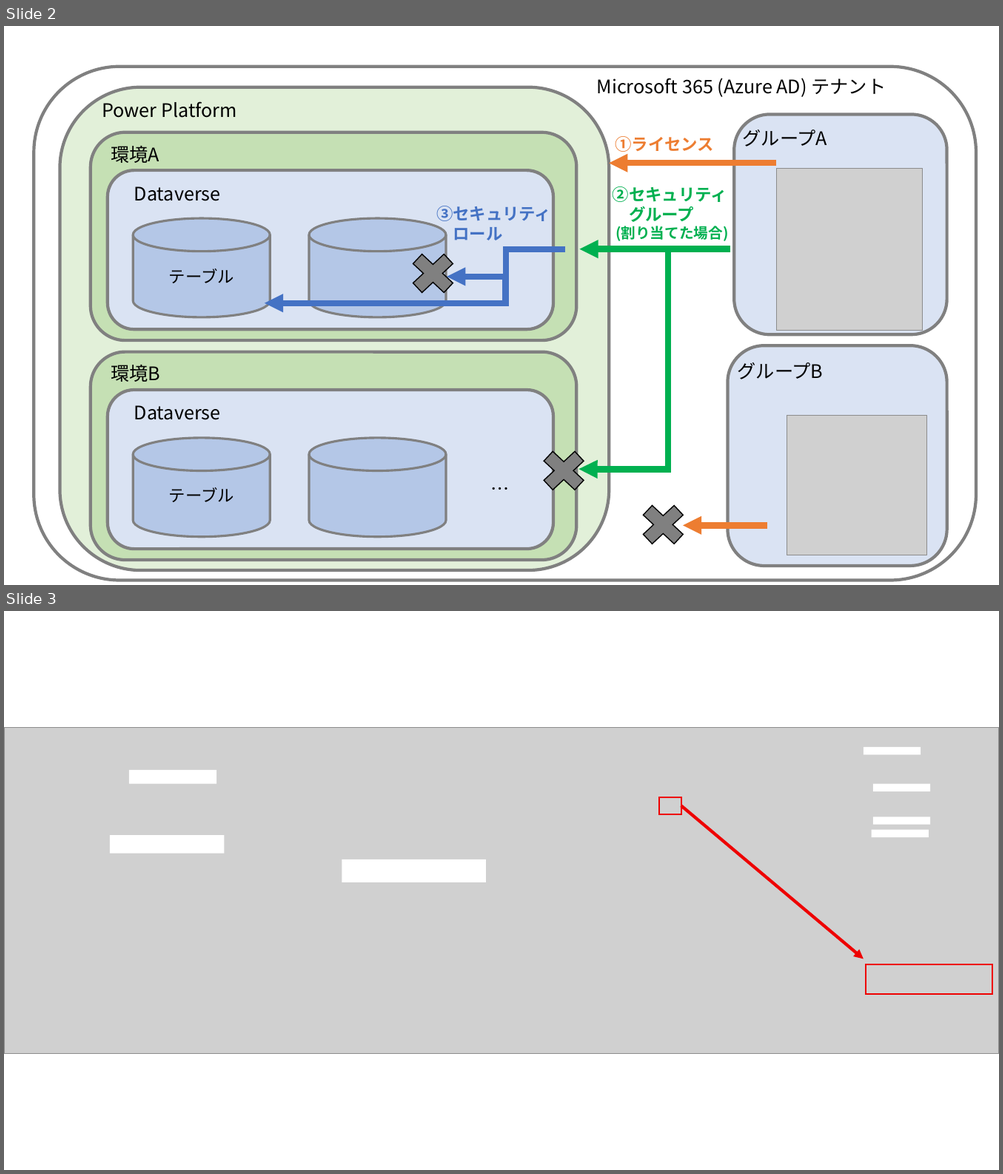
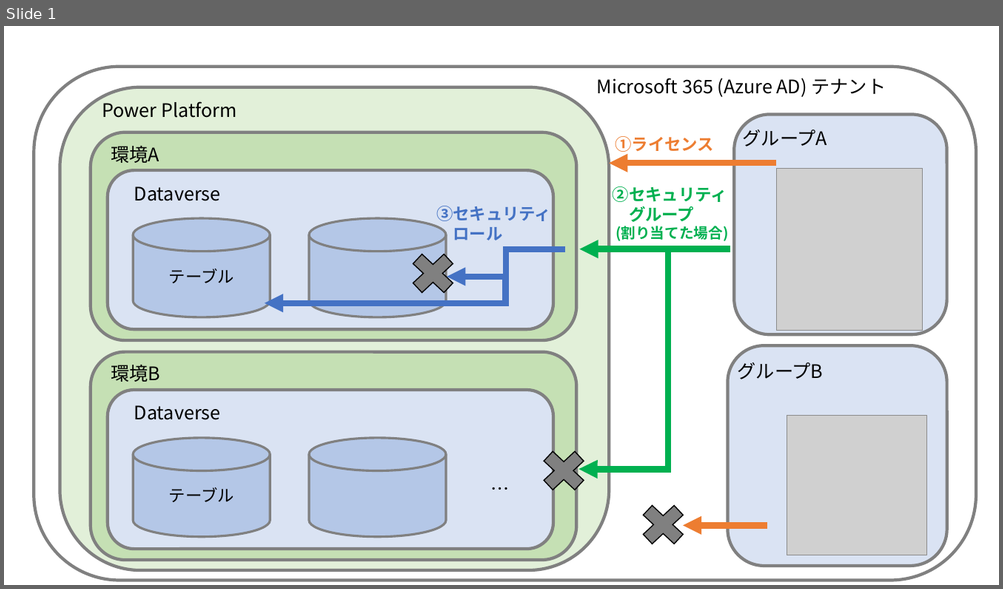
Before and after one commit to jpdynamicscrm/blog, a slide deck: articles/powerplatform/About-security-role-in-Dataverse/images.pptx. Shown one above the other, each under a label of ours: slides 2 and 3 before the commit, slide 1 after it. The pictures are 1003x1174 and 1003x589 pixels, drawn with LibreOffice and Linux fonts; fonts in the diff are those of the drawing; grey boxes stand for pictures. Boxes give left, top, right and bottom in pixels: in the first picture for what was removed or moved away, otherwise in the second. Text is boxed around its words. In the diff, an @@ line names an element or a change of style, - is before the commit and + after.

```diff
--- a/articles/powerplatform/About-security-role-in-Dataverse/images.pptx
+++ b/articles/powerplatform/About-security-role-in-Dataverse/images.pptx
@@ slide 3 removed at [4, 611, 999, 1170], background #FFFFFF @@
@@ picture removed at [4, 728, 999, 1054] @@
@@ rectangle removed at [864, 747, 921, 755] @@
@@ rectangle removed at [129, 770, 216, 784] @@
@@ rectangle removed at [874, 784, 930, 792] @@
@@ rectangle removed at [659, 797, 680, 815] @@
@@ arrow removed from (680, 806) to (864, 960) @@
@@ rectangle removed at [871, 829, 928, 837] @@
@@ rectangle removed at [874, 817, 930, 824] @@
@@ rectangle removed at [110, 835, 224, 854] @@
@@ rectangle removed at [342, 860, 486, 883] @@
@@ rectangle removed at [866, 965, 992, 994] @@
@@ what was slide 2 is now slide 1 @@
```
Also in this commit, not shown: 2 other slides removed, 5 other files.
